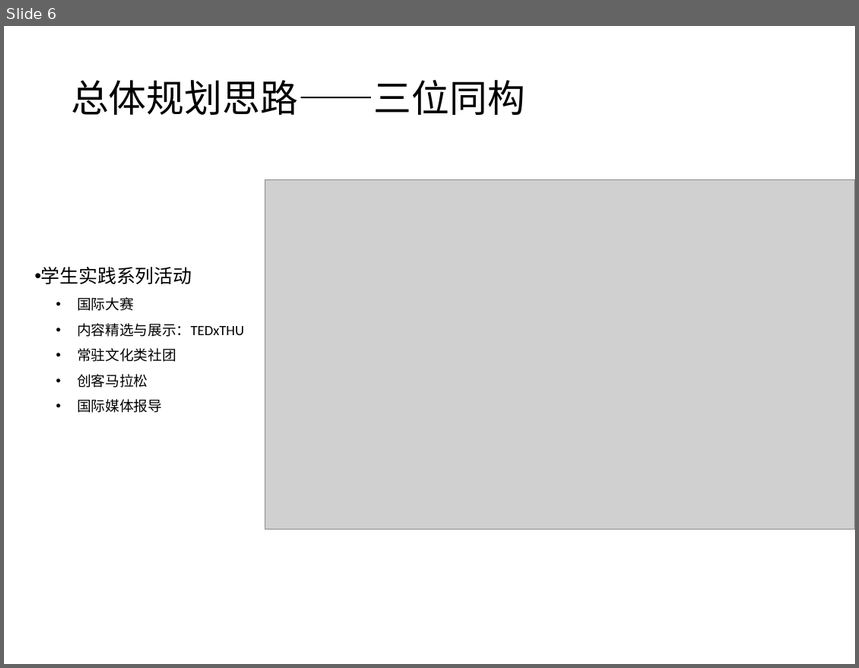
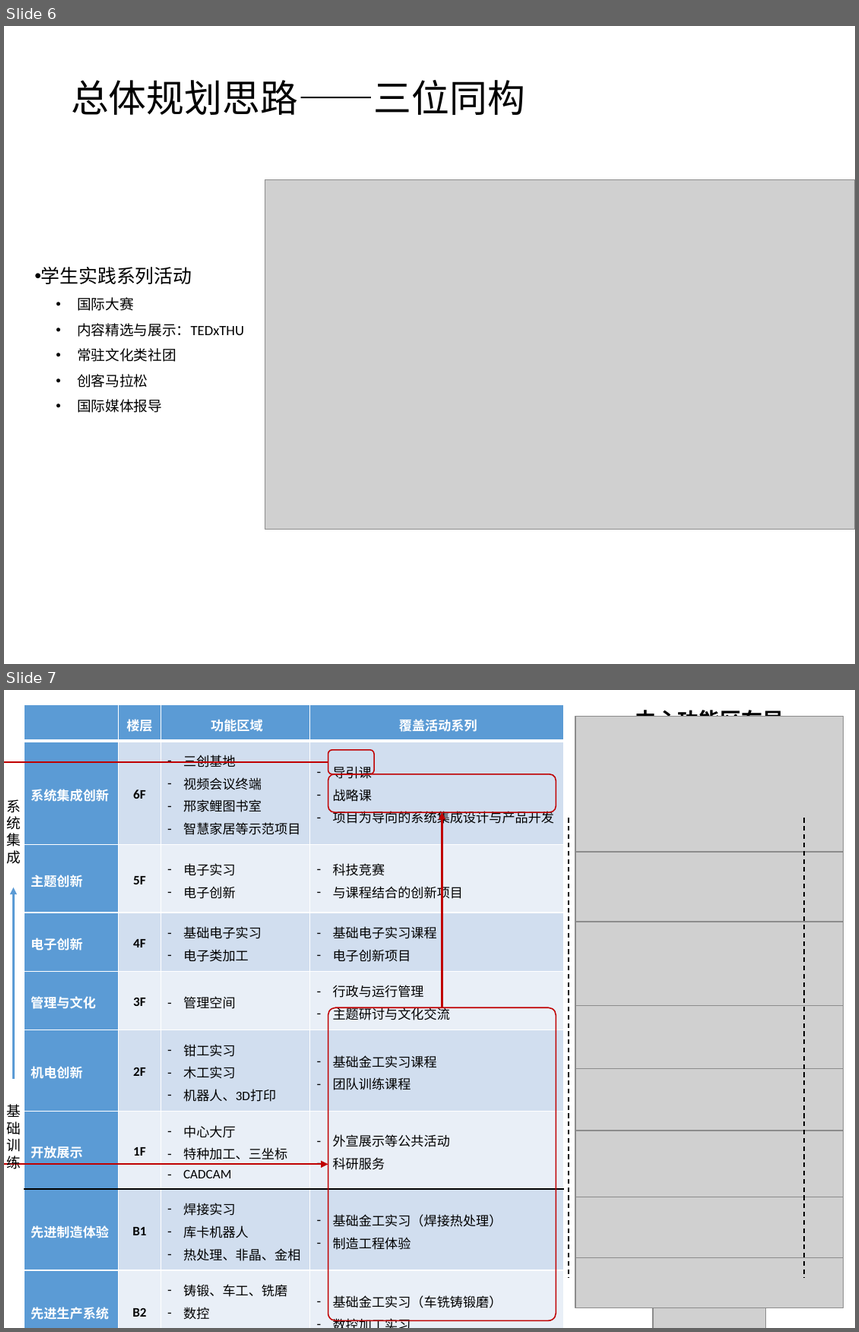
Before and after one commit to woodyme/i.center_my_workzone, a slide deck: 训练中心创客交叉融合空间建设/doc/创客融合空间运行模式.pptx. Shown one above the other, each under a label of ours: slide 6 before the commit, slides 6 and 7 after it. The pictures are 859x668 and 859x1332 pixels, drawn with LibreOffice and Linux fonts; fonts in the diff are those of the drawing; grey boxes stand for pictures. Boxes give left, top, right and bottom in pixels: in the first picture for what was removed or moved away, otherwise in the second. Text is boxed around its words. In the diff, an @@ line names an element or a change of style, - is before the commit and + after.

Commit message:
update 空间运行模式

```diff
--- a/训练中心创客交叉融合空间建设/doc/创客融合空间运行模式.pptx
+++ b/训练中心创客交叉融合空间建设/doc/创客融合空间运行模式.pptx
@@ slide 7 added at box(4, 690, 855, 1328), background #FFFFFF @@
@@ table added at box(25, 704, 564, 1326), 10 rows, 4 columns @@
+ | 楼层 | 功能区域 | 覆盖活动系列
+系统集成创新 | 6F | 三创基地 / 视频会议终端 / 邢家鲤图书室 / 智慧家居等示范项目 | 导引课 / 战略课 / 项目为导向的系统集成设计与产品开发
+主题创新 | 5F | 电子实习 / 电子创新 | 科技竞赛 / 与课程结合的创新项目
+电子创新 | 4F | 基础电子实习 / 电子类加工 | 基础电子实习课程 / 电子创新项目
+管理与文化 | 3F | 管理空间 | 行政与运行管理 / 主题研讨与文化交流
+机电创新 | 2F | 钳工实习 / 木工实习 / 机器人、3D打印 | 基础金工实习课程 / 团队训练课程
+开放展示 | 1F | 中心大厅 / 特种加工、三坐标 / CADCAM | 外宣展示等公共活动 / 科研服务
+先进制造体验 | B1 | 焊接实习 / 库卡机器人 / 热处理、非晶、金相 | 基础金工实习（焊接热处理） / 制造工程体验
+先进生产系统 | B2 | 铸锻、车工、铣磨 / 数控 / 制造岛 | 基础金工实习（车铣铸锻磨） / 数控加工实习
+特种制造 | B4 | 消失模铸造 | 基础金工实习（消失模铸造） / 科研服务
@@ text added at box(635, 707, 784, 717), 18 pt, text #000000, bold @@
+中心功能区布局
@@ rounded rectangle added at box(329, 749, 374, 774), outline #C00000 1 pt @@
@@ elbow arrow added from (329, 762) to (329, 1164), #C00000 1.5 pt @@
@@ rounded rectangle added at box(329, 774, 557, 812), outline #C00000 1 pt @@
@@ text added at box(7, 799, 21, 864), 12 pt, text #000000 @@
+系统集成
@@ arrow added from (443, 1008) to (443, 812), #C00000 1.5 pt @@
@@ group added at box(569, 716, 843, 1328): 9 pictures, 4 lines @@
@@ arrow added from (13, 1079) to (13, 888), #5B9BD5 1.5 pt @@
@@ rounded rectangle added at box(329, 1008, 557, 1321), outline #C00000 1 pt @@
@@ text added at box(7, 1104, 21, 1170), 12 pt, text #000000 @@
+基础训练
```
Also in this commit, not shown: 3 slides changed, 3 other files.
